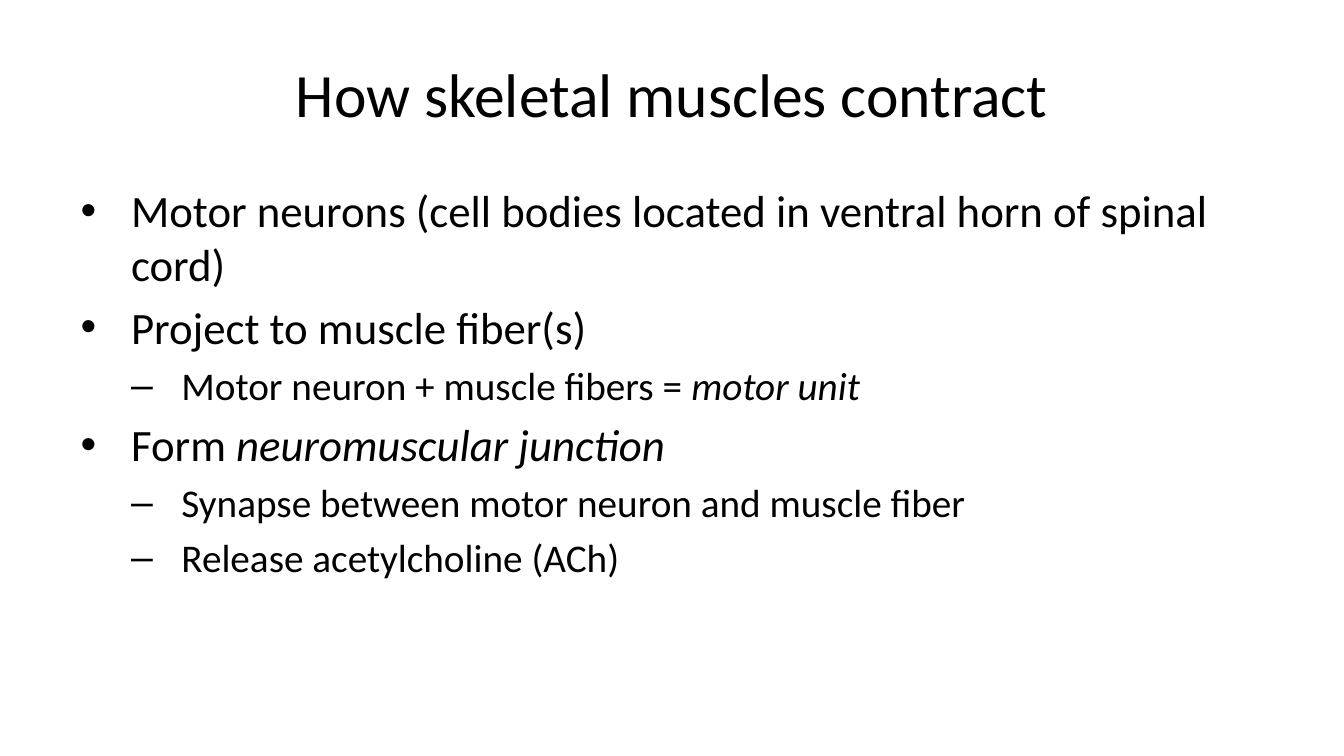
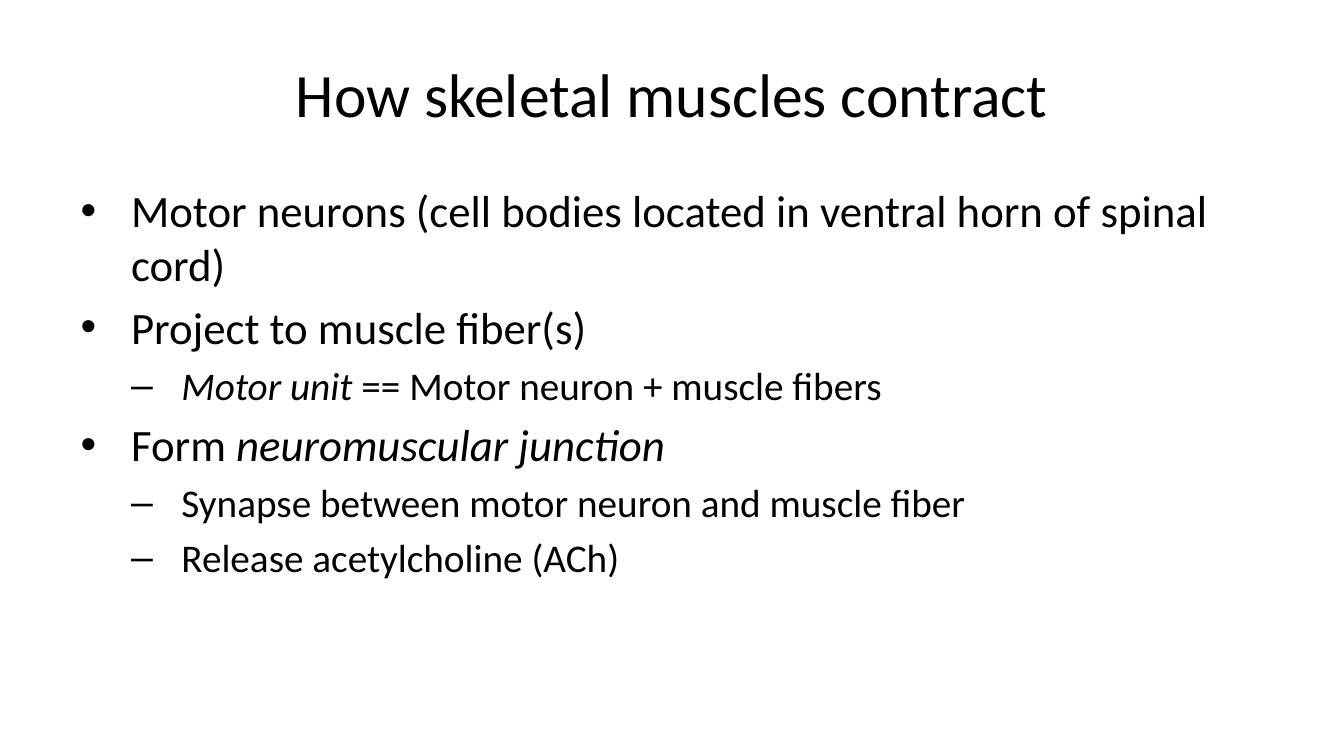
Before and after one commit to psu-psychology/psy-511-scan-fdns-2026-spring, a slide deck: slide 38 of docs/slides/wk-03-2026-01-29-action.pptx (slide 41 before the commit). Drawn at 1344x756 pixels with LibreOffice and Linux fonts; fonts in the diff are those of the drawing. Boxes give left, top, right and bottom in pixels: in the first picture for what was removed or moved away, otherwise in the second. Text is boxed around its words. In the diff, an @@ line names an element or a change of style, - is before the commit and + after.

```diff
--- a/docs/slides/wk-03-2026-01-29-action.pptx
+++ b/docs/slides/wk-03-2026-01-29-action.pptx
@@ text at (181, 372, 881, 401): text changed @@
-  – Motor neuron + muscle fibers = motor unit
+  – Motor unit == Motor neuron + muscle fibers
```
Also in this commit, not shown: 12 other slides changed, 4 slides added, 6 slides removed, 33 other files.
